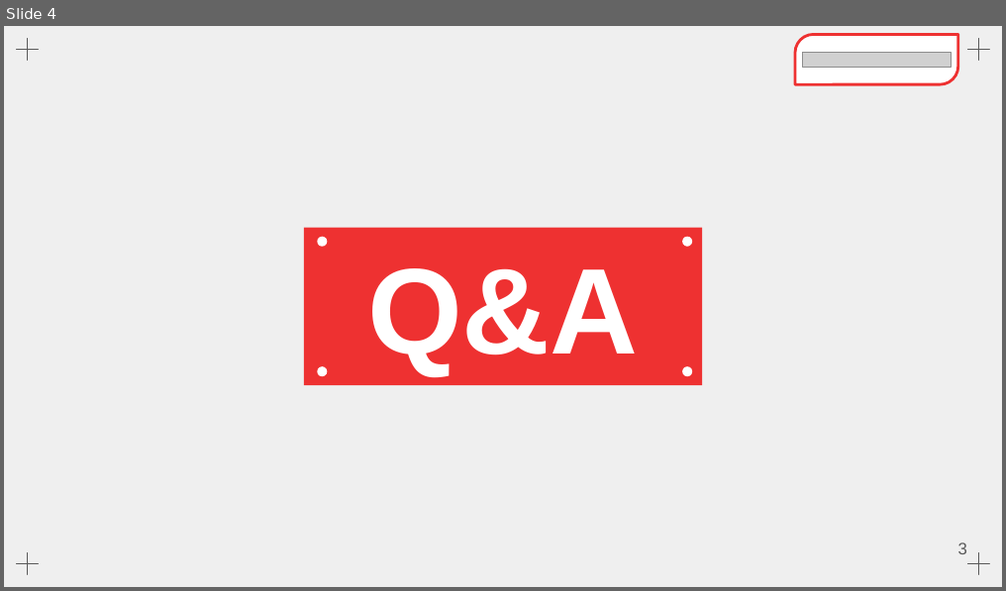
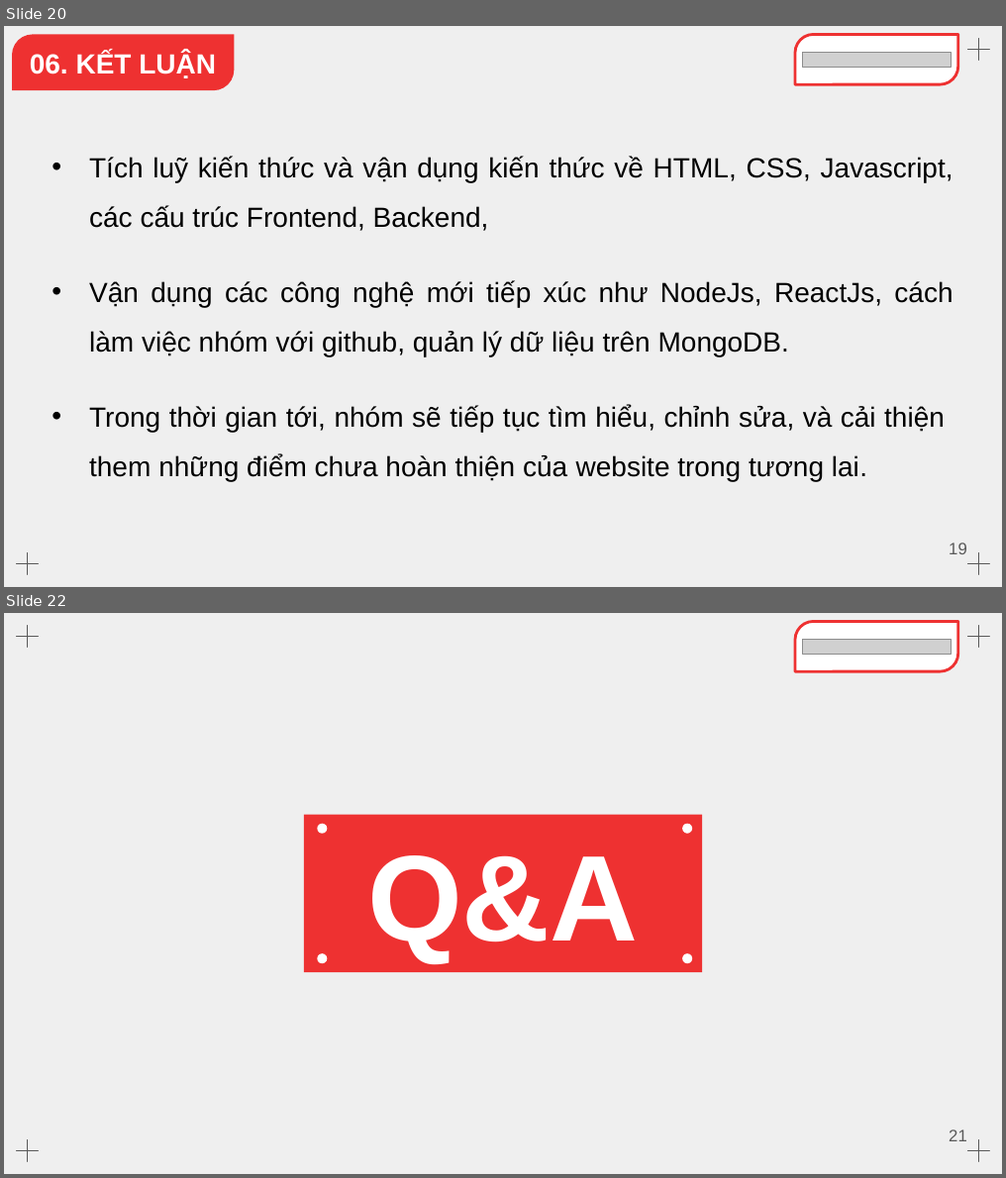
Before and after one commit to Dat22540003/e-commerce, a slide deck: report/report_group_3.pptx. Shown one above the other, each under a label of ours: slide 4 before the commit, slides 20 and 22 after it; the slides between them are not shown. The pictures are 1006x591 and 1006x1178 pixels, drawn with LibreOffice and Linux fonts; fonts in the diff are those of the drawing; grey boxes stand for pictures. Boxes give left, top, right and bottom in pixels: in the first picture for what was removed or moved away, otherwise in the second. Text is boxed around its words. In the diff, an @@ line names an element or a change of style, - is before the commit and + after.

```diff
--- a/report/report_group_3.pptx
+++ b/report/report_group_3.pptx
@@ slide 20 added at [4,26,1002,587], background #EFEFEF; not listed: 4 template elements that a slide beside it also shows @@
@@ round diag rect added at [12,34,235,90], fill #EE3131, 20 pt, text #FFFFFF, bold @@
+    06. KẾT LUẬN
@@ round diag rect added at [795,34,959,83], fill #FFFFFF, outline #EE3131 2 pt @@
@@ picture added at [802,52,951,67] @@
@@ text added at [89,156,953,481], 20 pt, text #000000 @@
+• Tích luỹ kiến thức và vận dụng kiến thức về HTML, CSS, Javascript, các cấu trúc Frontend, Backend,
+• Vận dụng các công nghệ mới tiếp xúc như NodeJs, ReactJs, cách làm việc nhóm với github, quản lý dữ liệu trên MongoDB.
+• Trong thời gian tới, nhóm sẽ tiếp tục tìm hiểu, chỉnh sửa, và cải thiện them những điểm chưa hoàn thiện của website trong tương lai.
@@ page number added at [948,543,967,555], 12 pt, text #595959 @@
+19
@@ what was slide 4 is now slide 22 @@
@@ page number at [948,1130,967,1142]: text changed @@
-3
+21
```
Also in this commit, not shown: 1 slide changed, 19 other slides added, 2 slides removed, 7 other files.
